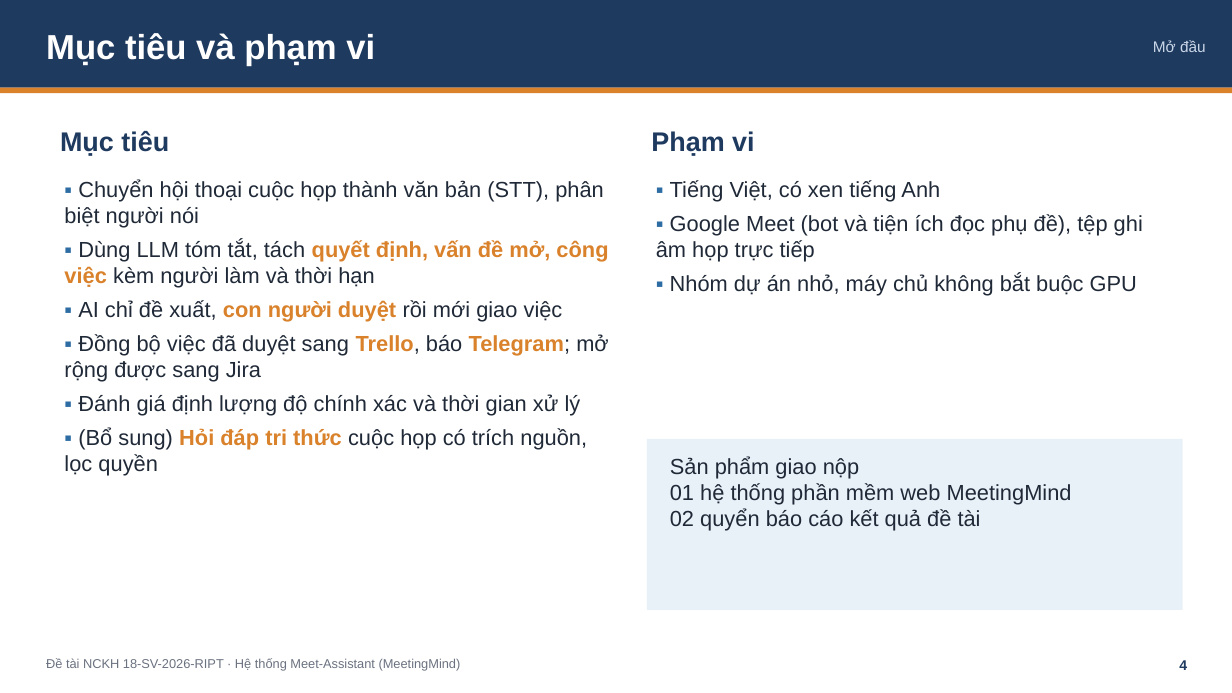
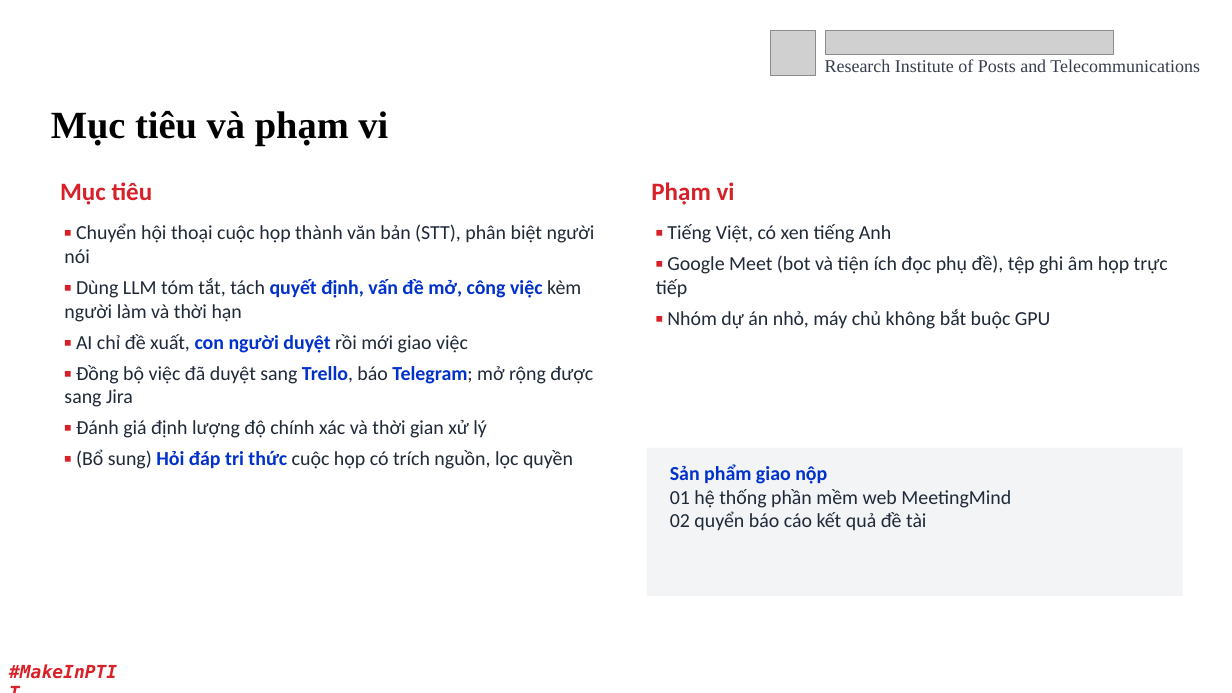
Before and after one commit to Dinhh-Chan/meetingmind, a slide deck: slide 4 of nghiem-thu/SlideNghiemThu_18-SV-2026-RIPT.pptx. Drawn at 1232x693 pixels with LibreOffice and Linux fonts; fonts in the diff are those of the drawing; grey boxes stand for pictures; background and template pictures are left out. Boxes give left, top, right and bottom in pixels: in the first picture for what was removed or moved away, otherwise in the second. Text is boxed around its words. In the diff, an @@ line names an element or a change of style, - is before the commit and + after.

```diff
--- a/nghiem-thu/SlideNghiemThu_18-SV-2026-RIPT.pptx
+++ b/nghiem-thu/SlideNghiemThu_18-SV-2026-RIPT.pptx
@@ rectangle removed at bbox=[0, 0, 1232, 88] @@
@@ picture added at bbox=[771, 30, 816, 75] @@
@@ picture added at bbox=[825, 30, 1114, 55] @@
@@ text added at bbox=[825, 59, 1200, 72], 14 pt, text #373D4E @@
+Research Institute of Posts and Telecommunications
@@ text removed at bbox=[1153, 40, 1206, 52] @@
-Mở đầu
@@ rectangle removed at bbox=[0, 88, 1232, 93] @@
@@ text "Mục tiêu và phạm vi": place and size @@
-text "Mục tiêu và phạm vi" at bbox=[46, 33, 375, 66]
+text "Mục tiêu và phạm vi" at bbox=[51, 111, 388, 146]
@@ text "Mục tiêu và phạm vi" at bbox=[51, 111, 388, 146]: size 27 to 30 pt, font Arial to Times New Roman, text colour #FFFFFF to #000000 @@
@@ text "Mục tiêu": place and size @@
-text "Mục tiêu" at bbox=[60, 131, 169, 156]
+text "Mục tiêu" at bbox=[60, 182, 153, 205]
@@ text "Mục tiêu" at bbox=[60, 182, 153, 205]: size 21 to 19.5 pt, font Arial to Calibri, text colour #1F3A5F to #D72027 @@
@@ text "Phạm vi" at bbox=[651, 182, 735, 205]: size 21 to 19.5 pt, font Arial to Calibri, text colour #1F3A5F to #D72027 @@
@@ text "Phạm vi": place and size @@
-text "Phạm vi" at bbox=[651, 131, 754, 156]
+text "Phạm vi" at bbox=[651, 182, 735, 205]
@@ text "▪ Chuyển hội thoại cuộc ...": place and size @@
-text "▪ Chuyển hội thoại cuộc ..." at bbox=[64, 180, 608, 476]
+text "▪ Chuyển hội thoại cuộc ..." at bbox=[64, 223, 595, 469]
@@ text "▪ Chuyển hội thoại cuộc ..." at bbox=[64, 223, 595, 469]: size 17 to 15.5 pt, font Arial to Calibri; text colour #2E6DA4 to #D72027 in "▪", "▪", "▪", "▪" and 2 more places; text colour #D9822B to #0031CB in "quyết định, vấn đề mở, công việc", "con người duyệt", "Trello, Telegram;", "Hỏi đáp tri thức" @@
@@ text "▪ Tiếng Việt, có xen ...": place and size @@
-text "▪ Tiếng Việt, có xen ..." at bbox=[656, 180, 1143, 296]
+text "▪ Tiếng Việt, có xen ..." at bbox=[656, 224, 1168, 329]
@@ text "▪ Tiếng Việt, có xen ..." at bbox=[656, 224, 1168, 329]: size 17 to 15.5 pt, font Arial to Calibri; text colour #2E6DA4 to #D72027 in "▪", "▪", "▪" @@
@@ rectangle: place and size @@
-rectangle at bbox=[647, 439, 1183, 610]
+rectangle at bbox=[647, 448, 1183, 597]
@@ rectangle at bbox=[647, 448, 1183, 597]: fill #E8F0F8 to #F3F4F6 @@
@@ text "Sản phẩm giao nộp": place and size @@
-text "Sản phẩm giao nộp" at bbox=[670, 457, 1072, 531]
+text "Sản phẩm giao nộp" at bbox=[670, 464, 1011, 531]
@@ text "Sản phẩm giao nộp" at bbox=[670, 464, 1011, 531]: size 17 to 15.5 pt, font Arial to Calibri; text colour #1F2937 to #0031CB, bold on in "Sản phẩm giao nộp" @@
@@ text added at bbox=[0, 656, 129, 688], 14 pt, text #DA2128, bold, italic @@
+#MakeInPTIT
@@ text removed at bbox=[46, 658, 461, 671] @@
-Đề tài NCKH 18-SV-2026-RIPT · Hệ thống Meet-Assistant (MeetingMind)
@@ text "4": place and size @@
-text "4" at bbox=[1179, 660, 1187, 670]
+text "4" at bbox=[1104, 650, 1155, 683]
@@ text "4" at bbox=[1104, 650, 1155, 683]: size 11 to 12 pt, font Arial to Calibri, text colour #1F3A5F to #FFFFFF; alignment right to centre; vertical alignment top to middle @@
```
Also in this commit, not shown: 20 other slides changed, 1 slide added, 1 slide removed, 5 other files.
